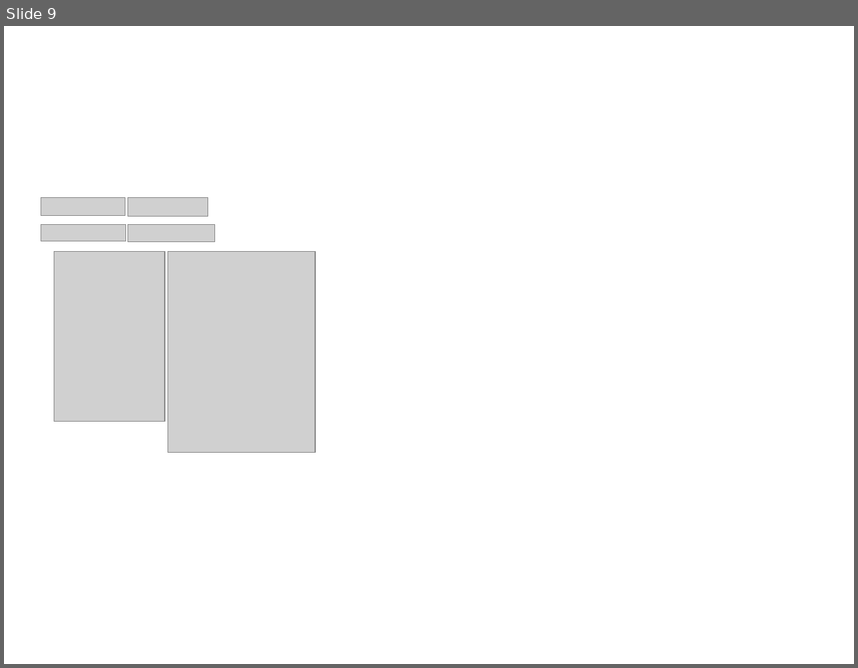
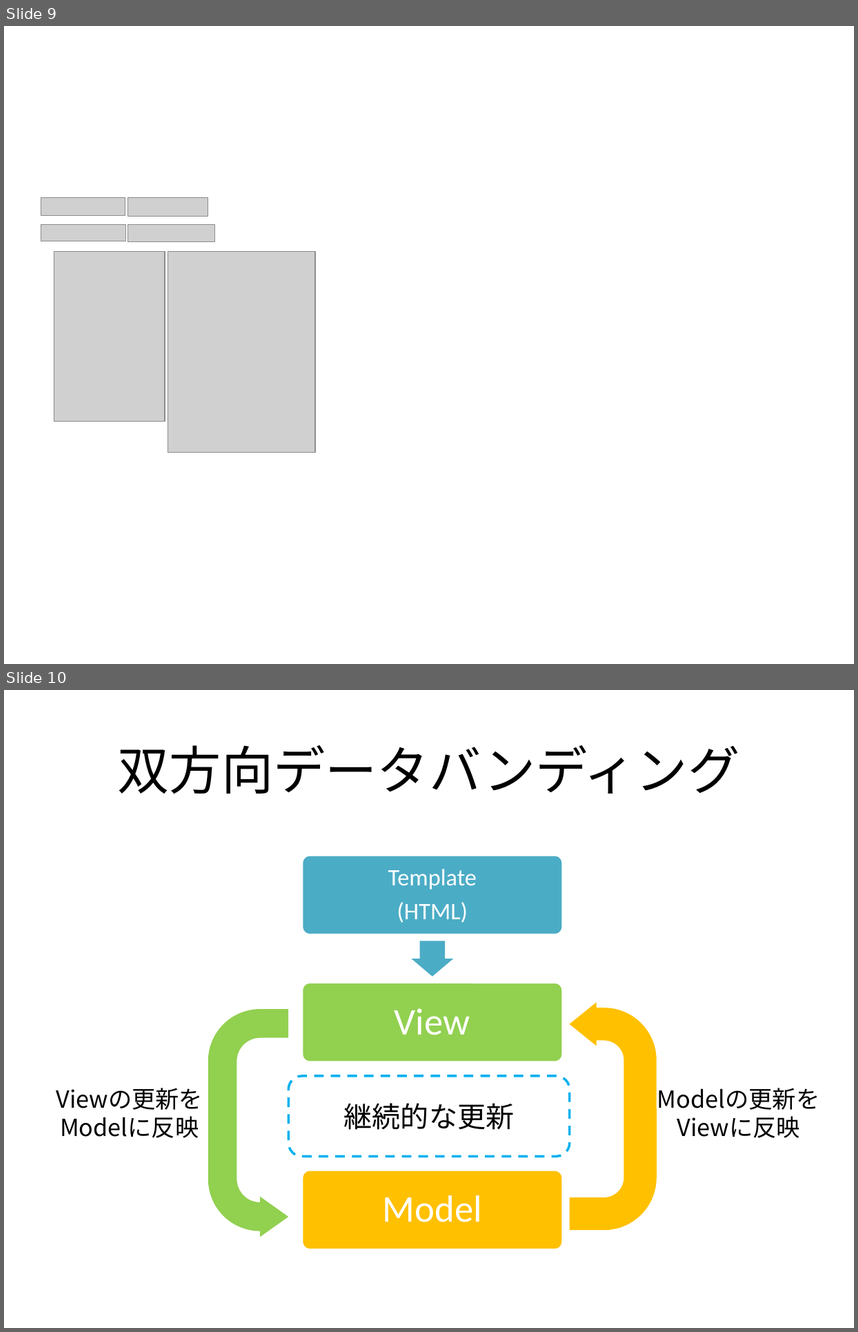
Before and after one commit to kotaro0717/Report-Management, a slide deck: PowerPoint/report_hokada.pptx. Shown one above the other, each under a label of ours: slide 9 before the commit, slides 9 and 10 after it. The pictures are 858x668 and 858x1332 pixels, drawn with LibreOffice and Linux fonts; fonts in the diff are those of the drawing; grey boxes stand for pictures. Boxes give left, top, right and bottom in pixels: in the first picture for what was removed or moved away, otherwise in the second. Text is boxed around its words. In the diff, an @@ line names an element or a change of style, - is before the commit and + after.

```diff
--- a/PowerPoint/report_hokada.pptx
+++ b/PowerPoint/report_hokada.pptx
@@ slide 10 added at (x1=4, y1=690, x2=854, y2=1328), background #FFFFFF @@
@@ title added at (x1=118, y1=745, x2=740, y2=793), 44 pt, text #000000 @@
+双方向データバンディング
@@ uturn arrow added at (x1=209, y1=1009, x2=289, y2=1236), fill #92D050 @@
@@ uturn arrow added at (x1=570, y1=1002, x2=657, y2=1230), fill #FFC000 @@
@@ rounded rectangle added at (x1=289, y1=1076, x2=570, y2=1156), fill #FFFFFF, outline #00B0F0 2 pt dashed, 24 pt, text #000000 @@
+継続的な更新
@@ text added at (x1=56, y1=1087, x2=203, y2=1138), 20 pt, text #000000 @@
+Viewの更新を
+Modelに反映
@@ text added at (x1=657, y1=1087, x2=820, y2=1138), 20 pt, text #000000 @@
+Modelの更新を
+Viewに反映
@@ group added at (x1=301, y1=855, x2=562, y2=1250): 3 rounded rectangles, 3 texts, 1 right arrow @@
+Template
+(HTML)
+View
+Model
```
Also in this commit, not shown: 5 other slides added, 1 other file.
